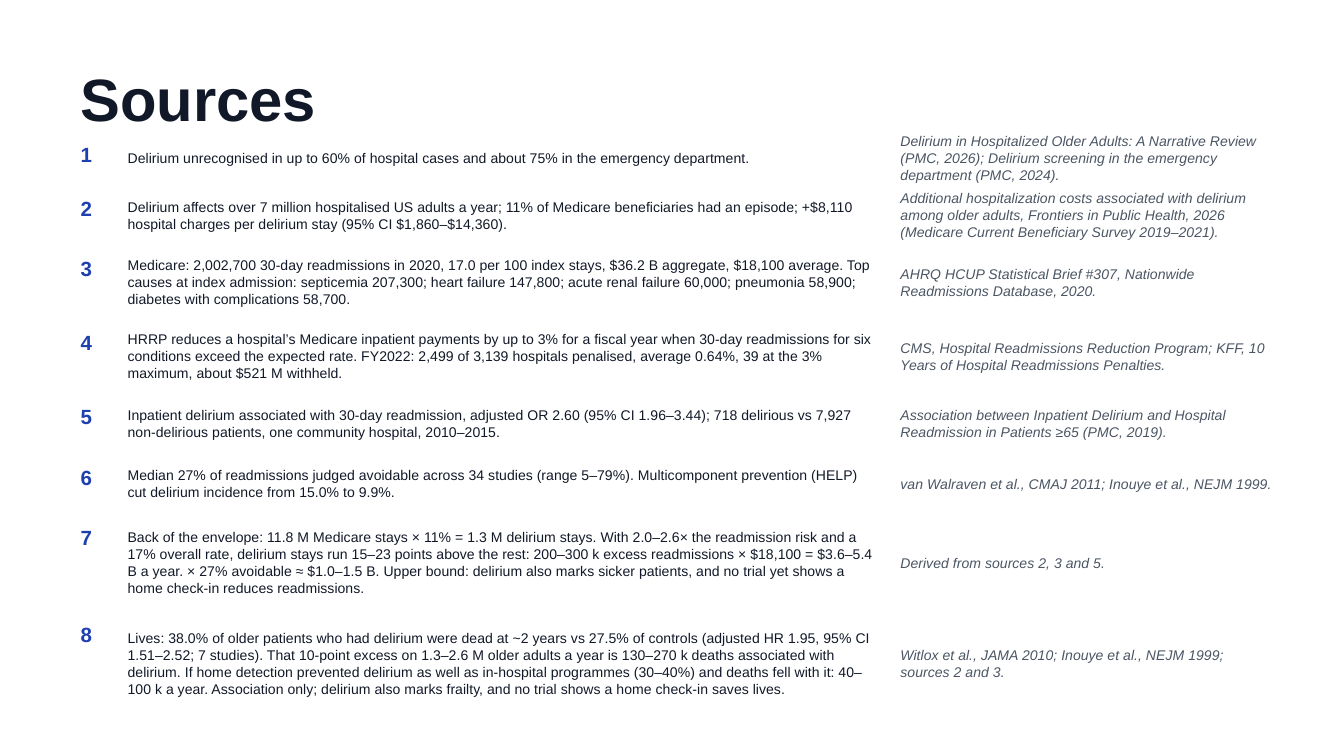
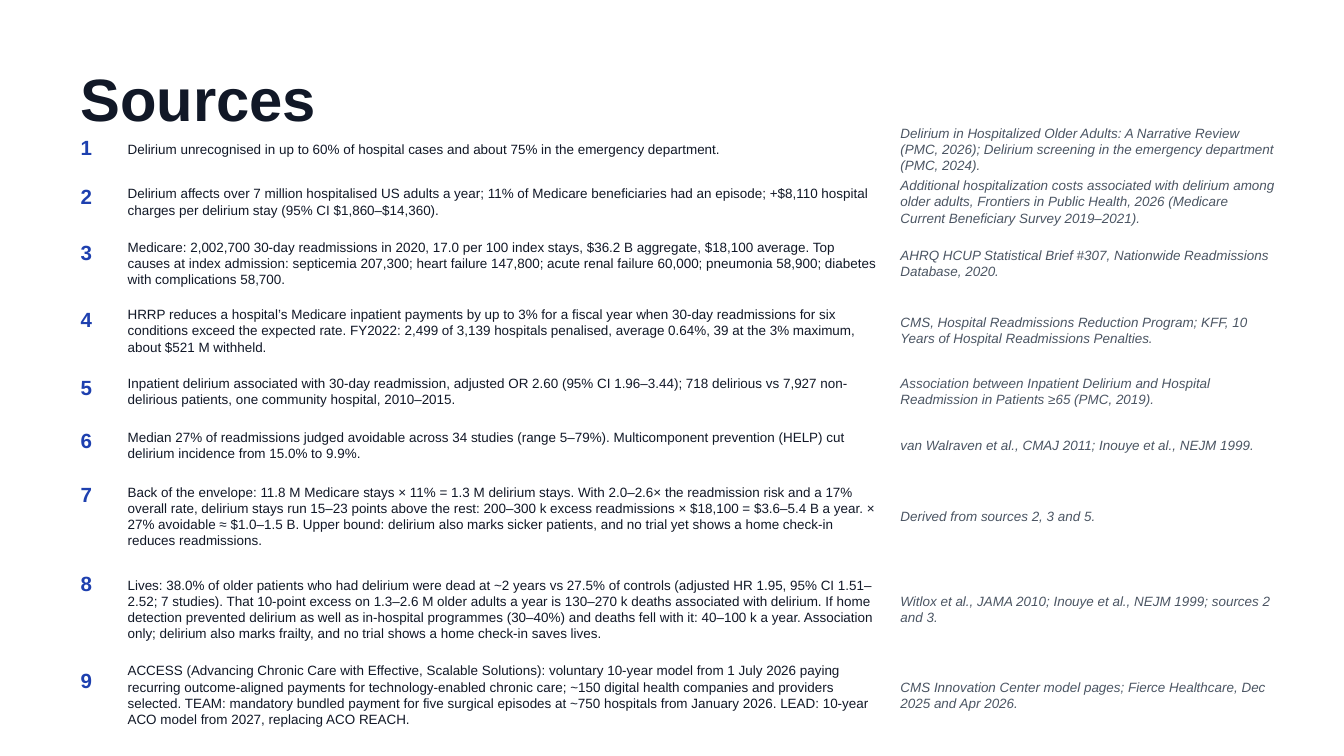
Before and after one commit to cpluntke/ernie, a slide deck: slide 8 of docs/talk/ernie-talk.pptx. Drawn at 1344x756 pixels with LibreOffice and Linux fonts; fonts in the diff are those of the drawing. Boxes give left, top, right and bottom in pixels: in the first picture for what was removed or moved away, otherwise in the second. Text is boxed around its words. In the diff, an @@ line names an element or a change of style, - is before the commit and + after.

```diff
--- a/docs/talk/ernie-talk.pptx
+++ b/docs/talk/ernie-talk.pptx
@@ text "1": place and size @@
-text "1" at box(81, 148, 92, 162)
+text "1" at box(81, 141, 92, 155)
@@ 3 texts: place and size @@
-3 texts at box(81, 193, 1246, 240)
+3 texts at box(81, 180, 1274, 226)
@@ text "3": place and size @@
-text "3" at box(81, 261, 92, 277)
+text "3" at box(81, 245, 92, 261)
@@ text "Medicare: 2,002,700 30-day readmissions in ...": place and size @@
-text "Medicare: 2,002,700 30-day readmissions in ..." at box(128, 259, 870, 307)
+text "Medicare: 2,002,700 30-day readmissions in ..." at box(128, 242, 876, 287)
@@ text "AHRQ HCUP Statistical Brief #307, ...": place and size @@
-text "AHRQ HCUP Statistical Brief #307, ..." at box(900, 269, 1195, 298)
+text "AHRQ HCUP Statistical Brief #307, ..." at box(900, 250, 1268, 278)
@@ text "4": place and size @@
-text "4" at box(81, 336, 92, 350)
+text "4" at box(81, 313, 92, 327)
@@ text "HRRP reduces a hospital’s Medicare ...": place and size @@
-text "HRRP reduces a hospital’s Medicare ..." at box(128, 334, 871, 380)
+text "HRRP reduces a hospital’s Medicare ..." at box(128, 309, 855, 353)
@@ text "CMS, Hospital Readmissions Reduction Program; ...": place and size @@
-text "CMS, Hospital Readmissions Reduction Program; ..." at box(900, 343, 1265, 373)
+text "CMS, Hospital Readmissions Reduction Program; ..." at box(900, 317, 1247, 346)
@@ text "5": place and size @@
-text "5" at box(81, 410, 92, 424)
+text "5" at box(81, 381, 92, 395)
@@ text "Inpatient delirium associated with 30-day ...": place and size @@
-text "Inpatient delirium associated with 30-day ..." at box(128, 410, 851, 440)
+text "Inpatient delirium associated with 30-day ..." at box(128, 378, 847, 407)
@@ text "Association between Inpatient Delirium and ...": place and size @@
-text "Association between Inpatient Delirium and ..." at box(900, 410, 1226, 440)
+text "Association between Inpatient Delirium and ..." at box(900, 378, 1211, 407)
@@ text "6": place and size @@
-text "6" at box(81, 470, 92, 485)
+text "6" at box(81, 433, 92, 448)
@@ text "Median 27% of readmissions judged ...": place and size @@
-text "Median 27% of readmissions judged ..." at box(128, 470, 857, 497)
+text "Median 27% of readmissions judged ..." at box(128, 432, 844, 458)
@@ text "van Walraven et al., CMAJ ...": place and size @@
-text "van Walraven et al., CMAJ ..." at box(900, 479, 1271, 492)
+text "van Walraven et al., CMAJ ..." at box(900, 440, 1254, 453)
@@ text "7": place and size @@
-text "7" at box(81, 531, 92, 545)
+text "7" at box(81, 488, 92, 502)
@@ text "Back of the envelope: 11.8 ...": place and size @@
-text "Back of the envelope: 11.8 ..." at box(128, 532, 872, 593)
+text "Back of the envelope: 11.8 ..." at box(128, 487, 863, 545)
@@ text "Derived from sources 2, 3 ...": place and size @@
-text "Derived from sources 2, 3 ..." at box(900, 558, 1105, 570)
+text "Derived from sources 2, 3 ..." at box(900, 511, 1095, 523)
@@ text "8": place and size @@
-text "8" at box(81, 628, 92, 642)
+text "8" at box(81, 577, 92, 591)
@@ text "Lives: 38.0% of older patients ...": place and size @@
-text "Lives: 38.0% of older patients ..." at box(128, 633, 870, 697)
+text "Lives: 38.0% of older patients ..." at box(128, 580, 873, 641)
@@ size 7.5 to 7.2 pt in 16 elements at box(128, 144, 720, 157), box(900, 128, 1274, 173), box(128, 188, 867, 218), box(900, 180, 1274, 226), box(128, 242, 876, 287), box(900, 250, 1268, 278), box(128, 309, 855, 353), box(900, 317, 1247, 346), box(128, 378, 847, 407), box(900, 378, 1211, 407), box(128, 432, 844, 458), box(900, 440, 1254, 453), box(128, 487, 863, 545), box(900, 511, 1095, 523), box(128, 580, 873, 641), box(900, 596, 1270, 622) @@
@@ text "Witlox et al., JAMA 2010; ...": place and size @@
-text "Witlox et al., JAMA 2010; ..." at box(900, 650, 1223, 677)
+text "Witlox et al., JAMA 2010; ..." at box(900, 596, 1270, 622)
@@ text added at box(81, 673, 92, 688), 11 pt, text #1E40AF, bold @@
+9
@@ text added at box(128, 665, 869, 727), 7.2 pt, text #111827 @@
+ACCESS (Advancing Chronic Care with Effective, Scalable Solutions): voluntary 10-year model from 1 July 2026 paying recurring outcome-aligned payments for technology-enabled chronic care; ~150 digital health companies and providers selected. TEAM: mandatory bundled payment for five surgical episodes at ~750 hospitals from January 2026. LEAD: 10-year ACO model from 2027, replacing ACO REACH.
@@ text added at box(900, 682, 1266, 711), 7.2 pt, text #4B5563, italic @@
+CMS Innovation Center model pages; Fierce Healthcare, Dec 2025 and Apr 2026.
```
Also in this commit, not shown: 2 other slides changed, 2 other files.
